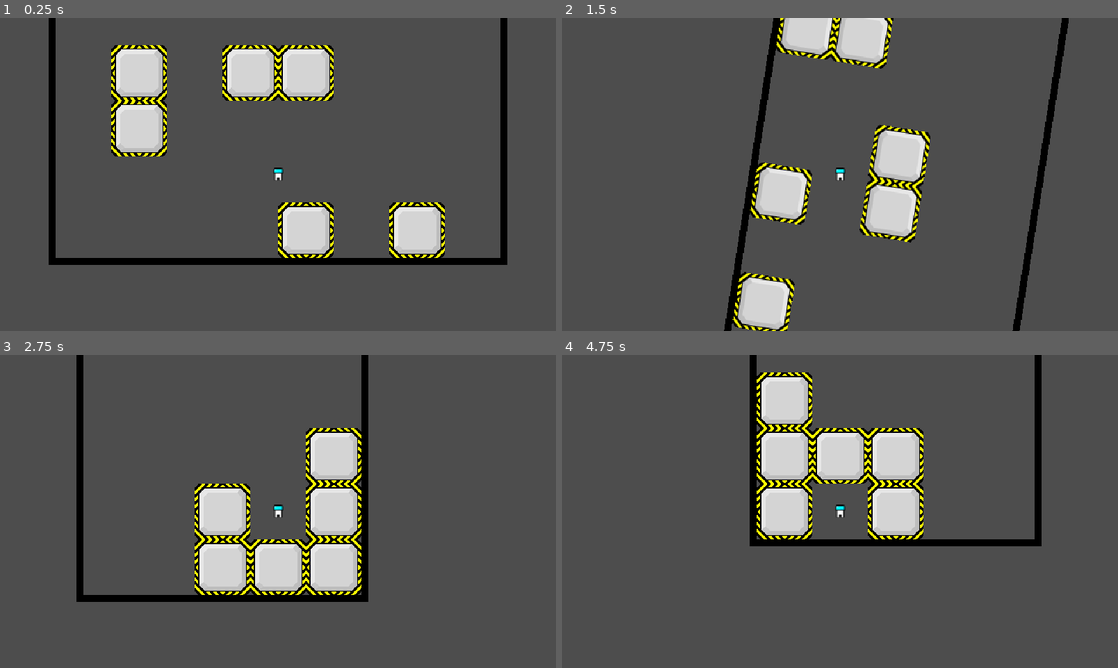
Above: before the commit, frames 1-4 (two rows, left to right).
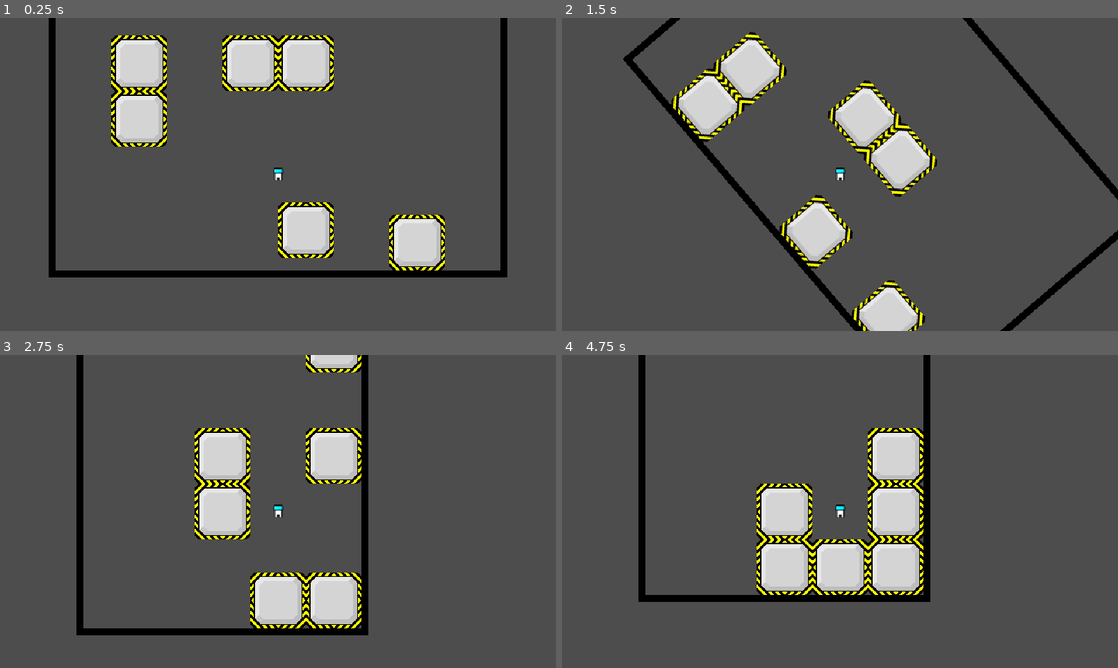
Above: after the commit, the same moments.

Repository: wojtekmal/escape-blocks
Game: Godot game, scene res://Levels/LevelTemplate.tscn
The game is run twice, just before and just after one commit, with the same random seed, the same clock (stepped at 60 frames per second) and the same inputs. The project has no main scene, so this scene is started directly.
Inputs:
- Up to frame 1 (0.25 s): no input
- Up to frame 2 (1.5 s): hold Right (gravity_right) 0.53-1.28 s; tap W (jump) at 0.77 s; tap Enter at 1.25 s; hold Left (gravity_left) from 1.28 s (still down)
- Up to frame 3 (2.75 s): tap W (jump) at 1.52 s; release Left (gravity_left) at 2.03 s; hold Right (gravity_right) from 2.03 s (still down)
- Up to frame 4 (4.75 s): release Right (gravity_right) at 2.78 s; hold Up (gravity_up) 2.78-3.53 s; tap W (jump) at 3.02, 3.77, 4.52 s; hold Left (gravity_left) from 3.53 s (still down)

The runs differ from the first frame. In frame 1, 8.3% of the frame differs, in the area x 8-92%, y 5-83%; in frame 2, 22%, in the area x 11-100%, y 0-100%; in frame 3, 13%; in frame 4, 15%.

Commit message:
Rotating the board is more stable.

Diff:
--- a/engine/Actors/Player.tscn
+++ b/engine/Actors/Player.tscn
@@ -16,7 +16,7 @@
 size = Vector2(4, 6)
 
 [sub_resource type="RectangleShape2D" id="2"]
-size = Vector2(5, 8)
+size = Vector2(16, 64)
 
 [sub_resource type="SpriteFrames" id="3"]
 animations = [{
@@ -104,13 +104,9 @@
 }]
 
 [node name="Player" type="CharacterBody2D"]
-position = Vector2(0, -7)
 collision_layer = 0
 collision_mask = 0
 script = ExtResource("2")
-board_cords = null
-board_dimensions = null
-is_falling = null
 
 [node name="CrawlingHitBox" type="CollisionShape2D" parent="."]
 visible = false
@@ -119,7 +115,6 @@
 disabled = true
 
 [node name="StandingHitBox" type="CollisionShape2D" parent="."]
-position = Vector2(0, -1)
 shape = SubResource("2")
 
 [node name="AnimatedSprite2D" type="AnimatedSprite2D" parent="."]
--- a/engine/Levels/LevelTemplate.gd
+++ b/engine/Levels/LevelTemplate.gd
@@ -14,7 +14,7 @@
 @onready var rotation_timer = $RotationTimer
 var moving_entities = []
 var column_top_still_blocks = []
-var fall_speed = 300
+var fall_speed = 200
 var first_frame = true
 var frame_count = 0
 var left_wall = -board_dimensions.x * 32
@@ -24,6 +24,8 @@
 # Called when the node enters the scene tree for the first time.
 func _ready():
 	rotation_timer.timeout.connect(rotation_ended)
+	board_dimensions = board_dimensions
+	#calls the setter function
 	pass
 	#for moving_block in moving_blocks:
 	#	print_debug("check")
@@ -37,7 +39,13 @@
 		return
 
 	manage_changing_gravity()
-
+	manage_falling_entities(delta)
+
+	first_frame = false
+	frame_count += 1
+
+
+func manage_falling_entities(delta):
 	if !rotation_timer.is_stopped():
 		return
 
@@ -59,8 +67,6 @@
 		elif entity.get_real_class() == "Player":
 			move_player(delta)
 
-	first_frame = false
-	frame_count += 1
 
 func compare_entity_heights(a, b):
 	return a.position.y > b.position.y
@@ -151,7 +157,7 @@
 		return
 
 	var change_angle = PI * now_rotations * (rotation_timer.wait_time - rotation_timer.time_left) / rotation_timer.wait_time / 2
-	tilemap.rotation = change_angle
+	tilemap.rotation = (total_rotations - now_rotations) * PI / 2 + change_angle
 	#print_debug((total_rotations - now_rotations) * PI / 2 + change_angle)
 
 	for i in range(0, moving_entities.size()):
@@ -197,7 +203,7 @@
 	return true
 
 func rotation_ended():
-	tilemap.rotation = 0
+	tilemap.rotation = total_rotations * PI / 2
 
 	if now_rotations % 2:
 		board_dimensions = Vector2i(board_dimensions.y, board_dimensions.x)
@@ -222,21 +228,22 @@
 		#print_debug(top_wall)
 
 func set_board_dimensions(newValue):
-	for i in range(-board_dimensions.x * 4 - 1, board_dimensions.x * 4 + 1):
-		tilemap.set_cell(0, Vector2i(i, board_dimensions.y * 4), -1, Vector2i(0, 0))
-		tilemap.set_cell(0, Vector2i(i, -board_dimensions.y * 4 - 1), -1, Vector2i(0, 0))
-
-	for i in range(-board_dimensions.y * 4 - 1, board_dimensions.y * 4 + 1):
-		tilemap.set_cell(0, Vector2i(-board_dimensions.x * 4 - 1, i), -1, Vector2i(0, 0))
-		tilemap.set_cell(0, Vector2i(board_dimensions.x * 4, i), -1, Vector2i(0, 0))
-
-	for i in range(-newValue.x * 4 - 1, newValue.x * 4 + 1):
-		tilemap.set_cell(0, Vector2i(i, newValue.y * 4), 0, Vector2i(0, 0))
-		tilemap.set_cell(0, Vector2i(i, -newValue.y * 4 - 1), 0, Vector2i(0, 0))
-
-	for i in range(-newValue.y * 4 - 1, newValue.y * 4 + 1):
-		tilemap.set_cell(0, Vector2i(-newValue.x * 4 - 1, i), 0, Vector2i(0, 0))
-		tilemap.set_cell(0, Vector2i(newValue.x * 4, i), 0, Vector2i(0, 0))
+	if Engine.is_editor_hint():
+		for i in range(-board_dimensions.x * 4 - 1, board_dimensions.x * 4 + 1):
+			tilemap.set_cell(0, Vector2i(i, board_dimensions.y * 4), -1, Vector2i(0, 0))
+			tilemap.set_cell(0, Vector2i(i, -board_dimensions.y * 4 - 1), -1, Vector2i(0, 0))
+
+		for i in range(-board_dimensions.y * 4 - 1, board_dimensions.y * 4 + 1):
+			tilemap.set_cell(0, Vector2i(-board_dimensions.x * 4 - 1, i), -1, Vector2i(0, 0))
+			tilemap.set_cell(0, Vector2i(board_dimensions.x * 4, i), -1, Vector2i(0, 0))
+
+		for i in range(-newValue.x * 4 - 1, newValue.x * 4 + 1):
+			tilemap.set_cell(0, Vector2i(i, newValue.y * 4), 0, Vector2i(0, 0))
+			tilemap.set_cell(0, Vector2i(i, -newValue.y * 4 - 1), 0, Vector2i(0, 0))
+
+		for i in range(-newValue.y * 4 - 1, newValue.y * 4 + 1):
+			tilemap.set_cell(0, Vector2i(-newValue.x * 4 - 1, i), 0, Vector2i(0, 0))
+			tilemap.set_cell(0, Vector2i(newValue.x * 4, i), 0, Vector2i(0, 0))
 
 	board_dimensions = newValue
 	left_wall = -board_dimensions.x * 32
--- a/engine/Levels/LevelTemplate.tscn
+++ b/engine/Levels/LevelTemplate.tscn
@@ -81,12 +81,10 @@
 script = ExtResource("4")
 
 [node name="Player" parent="." instance=ExtResource("1")]
-position = Vector2(0, 0)
 collision_layer = 2
 collision_mask = 1
 board_cords = Vector2i(3, 2)
 board_dimensions = Vector2i(8, 5)
-is_falling = false
 
 [node name="TileMap" type="TileMap" parent="."]
 tile_set = SubResource("2")
@@ -98,39 +96,32 @@
 position = Vector2(-32, -128)
 board_cords = Vector2i(3, 0)
 board_dimensions = Vector2i(8, 5)
-is_falling = false
 
 [node name="MovingBlock8x9" parent="." instance=ExtResource("2")]
 position = Vector2(-160, -64)
 board_cords = Vector2i(1, 1)
 board_dimensions = Vector2i(8, 5)
-is_falling = false
 
 [node name="MovingBlock8x10" parent="." instance=ExtResource("2")]
 position = Vector2(-160, -128)
 board_cords = Vector2i(1, 0)
 board_dimensions = Vector2i(8, 5)
-is_falling = false
 
 [node name="MovingBlock8x11" parent="." instance=ExtResource("2")]
 position = Vector2(32, 64)
 board_cords = Vector2i(4, 3)
 board_dimensions = Vector2i(8, 5)
-is_falling = false
 
 [node name="MovingBlock8x12" parent="." instance=ExtResource("2")]
 position = Vector2(32, -128)
 board_cords = Vector2i(4, 0)
 board_dimensions = Vector2i(8, 5)
-is_falling = false
 
 [node name="MovingBlock8x13" parent="." instance=ExtResource("2")]
 position = Vector2(160, 128)
 board_cords = Vector2i(6, 4)
 board_dimensions = Vector2i(8, 5)
-is_falling = false
 
 [node name="RotationTimer" type="Timer" parent="."]
-wait_time = 0.5
 one_shot = true
 script = ExtResource("6_lnp4p")
--- a/engine/blocks/MovingBlock8x8.tscn
+++ b/engine/blocks/MovingBlock8x8.tscn
@@ -3,18 +3,17 @@
 [ext_resource type="Texture2D" uid="uid://co07xqs3hmj10" path="res://textures/block.png" id="1"]
 [ext_resource type="Script" path="res://blocks/MovingBlock8x8.gd" id="2"]
 
-[sub_resource type="RectangleShape2D" id="1"]
-size = Vector2(32, 32)
+[sub_resource type="RectangleShape2D" id="RectangleShape2D_eto6a"]
+size = Vector2(64, 64)
 
 [node name="MovingBlock8x8" type="CharacterBody2D"]
 position = Vector2(32, 32)
 collision_layer = 0
 collision_mask = 0
 script = ExtResource("2")
-is_falling = null
-
-[node name="CollisionShape2D" type="CollisionShape2D" parent="."]
-shape = SubResource("1")
 
 [node name="Sprite2D" type="Sprite2D" parent="."]
 texture = ExtResource("1")
+
+[node name="CollisionShape2D" type="CollisionShape2D" parent="."]
+shape = SubResource("RectangleShape2D_eto6a")
